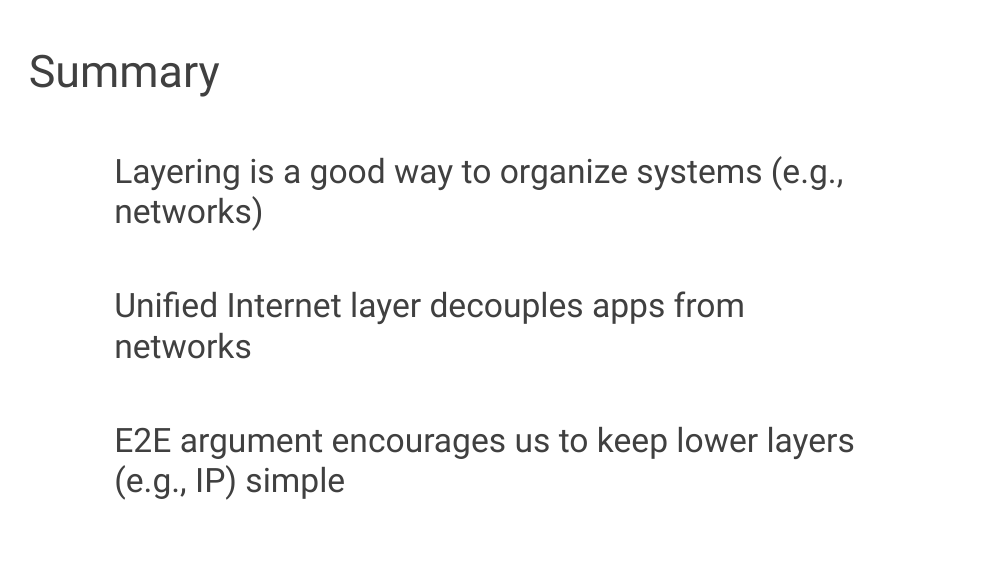
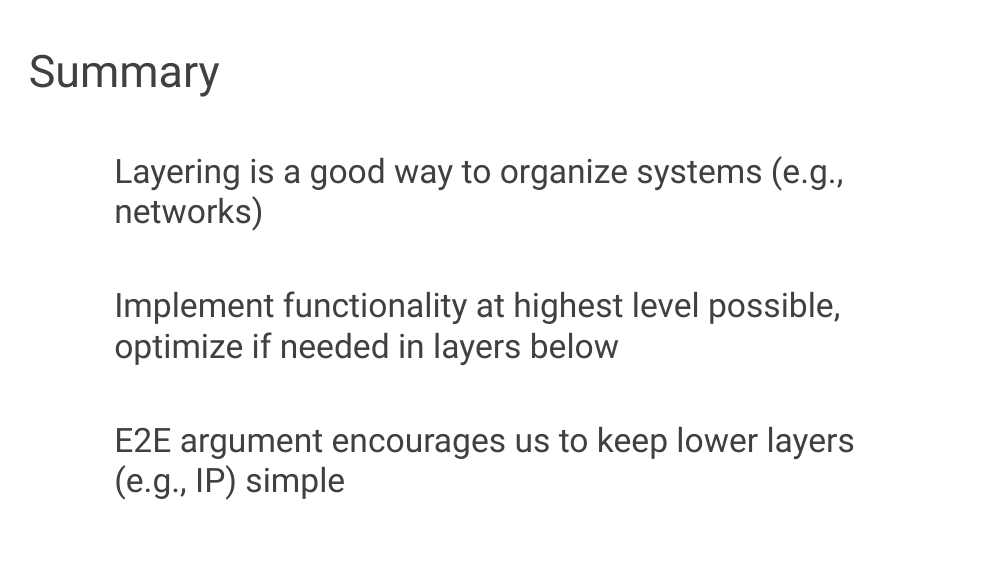
Before and after one commit to audreyccheng/cs262a-spring2025, a slide deck: slide 21 of notes/04-e2e-projects.pptx (slide 15 before the commit). Drawn at 1008x567 pixels with LibreOffice and Linux fonts; fonts in the diff are those of the drawing. Boxes give left, top, right and bottom in pixels: in the first picture for what was removed or moved away, otherwise in the second. Text is boxed around its words. In the diff, an @@ line names an element or a change of style, - is before the commit and + after.

```diff
--- a/notes/04-e2e-projects.pptx
+++ b/notes/04-e2e-projects.pptx
@@ text at bbox=[114, 291, 840, 365]: text changed @@
-Unified Internet layer decouples apps from networks
+Implement functionality at highest level possible, optimize if needed in layers below
```
Also in this commit, not shown: 10 other slides changed, 8 slides added, 49 slides removed, 1 other file.
